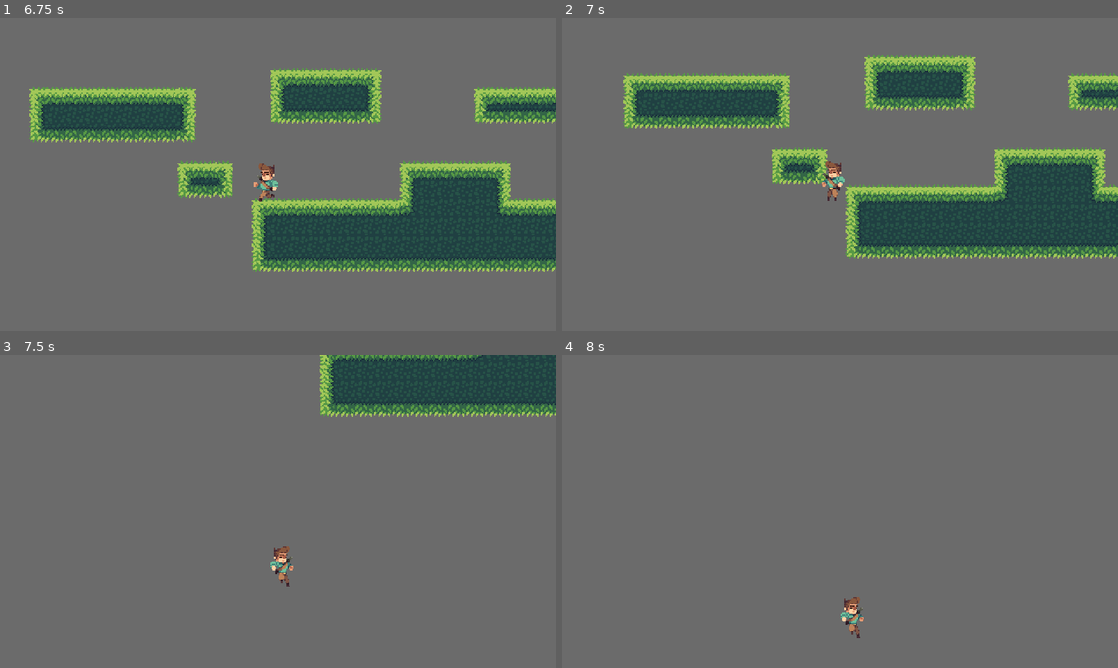
Above: before the commit, frames 1-4 (two rows, left to right).
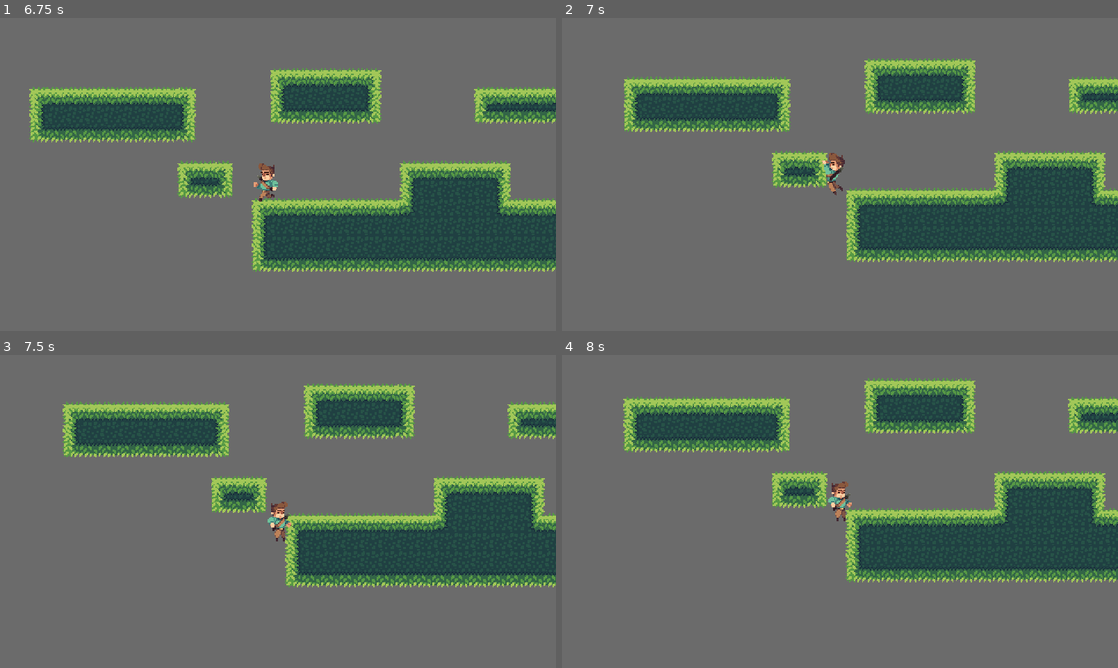
Above: after the commit, the same moments.

Repository: shofiq0023/godot-relic-collector
Game: Godot game, scene res://Scenes/Main.tscn
The game is run twice, just before and just after one commit, with the same random seed, the same clock (stepped at 60 frames per second) and the same inputs.
Inputs:
- Up to frame 1 (6.75 s): hold Space (jump) 0.53-1.28 s; hold Right (move_right) 0.53-2.03 s; tap Space (jump) at 1.35, 1.52, 1.82, 2.85, 3.02, 3.32, 4.35, 4.52, 4.82, 5.85, 6.02, 6.32 s; hold A (move_left) 2.03-2.78 s; hold Space (jump) 2.03-2.78 s; hold Right (move_right) 2.78-4.28 s; hold Space (jump) 3.53-4.28 s; hold A (move_left) 4.28-5.03 s; hold Right (move_right) 5.03-5.78 s; hold Space (jump) 5.03-5.78 s; hold A (move_left) from 5.78 s (still down); hold Space (jump) from 6.53 s (still down)
- Up to frame 2 (7 s): keep holding A (move_left); keep holding Space (jump)
- Up to frame 3 (7.5 s): release A (move_left) at 7.28 s; release Space (jump) at 7.28 s; hold Right (move_right) from 7.28 s (still down); tap Space (jump) at 7.35 s
- Up to frame 4 (8 s): keep holding Right (move_right); tap Space (jump) at 7.52, 7.82 s

Frame 1 is identical in both runs. In frame 2, 11% of the frame differs, in the area x 11-100%, y 11-78%; in frame 3, 30%, in the area x 11-100%, y 0-75%; in frame 4, 24%.

Commit message:
added ledge grab

Diff:
--- a/Scenes/Player.tscn
+++ b/Scenes/Player.tscn
@@ -262,3 +262,16 @@
 
 [node name="CollisionShape2D" type="CollisionShape2D" parent="."]
 shape = SubResource("CapsuleShape2D_qtlyc")
+
+[node name="RayUp" type="RayCast2D" parent="."]
+position = Vector2(0, -26)
+target_position = Vector2(14, 0)
+
+[node name="RayDwn" type="RayCast2D" parent="."]
+position = Vector2(0, -17)
+target_position = Vector2(14, 0)
+
+[node name="RayGround" type="RayCast2D" parent="."]
+target_position = Vector2(0, 28)
+
+[connection signal="animation_finished" from="AnimatedSprite2D" to="." method="_on_animated_sprite_2d_animation_finished"]
--- a/Scripts/Player.gd
+++ b/Scripts/Player.gd
@@ -1,48 +1,94 @@
 extends CharacterBody2D
 
 const gravity = 1000.0;
-var maxHorizontalSpeed = 120.0;
 const horizontalAcceleration = 1300;
 const jumpVelocity = -330.0;
 const lerpValue = -40;
 const jumpTerminationMultiplier = 3;
 
+var maxHorizontalSpeed = 120.0;
+var ledgeGrabbing = false;
+
+@onready var rayUp = $RayUp;
+@onready var rayDown = $RayDwn;
+@onready var rayGround = $RayGround;
+@onready var anim = $AnimatedSprite2D;
+@onready var coyoteTimer = $CoyoteTimer;
+
+
 func _physics_process(delta):
 	var moveVector = get_movement_vector();
 
-	# Character movement acceleration
+	## Character movement acceleration
 	velocity.x += moveVector.x * horizontalAcceleration * delta;
 
-	# linear interpolation
+	## linear interpolation
+	# Slowly decrease player's movement
 	if (moveVector.x == 0):
 		velocity.x = lerp(0.0, velocity.x, pow(2, lerpValue * delta));
 
+	# Limit player movement
 	velocity.x = clamp(velocity.x, -maxHorizontalSpeed, maxHorizontalSpeed);
 
-	# Character jump
-	if (moveVector.y < 0 && (is_on_floor() || !$CoyoteTimer.is_stopped())):
+	## Character jump
+	# Player will only jump if its on floor or coyoteTimer is active or grabing a ledge
+	if (moveVector.y < 0 && ((is_on_floor() || !coyoteTimer.is_stopped()) || ledgeGrabbing)):
 		velocity.y = jumpVelocity;
-		$CoyoteTimer.stop();
+		coyoteTimer.stop();
+		ledgeGrabbing = false;
+		rayDown.enabled = false;
 
-	# Jump termination acceleration
+	# Re-enable the ray cast after lading on ground
+	if (is_on_floor()):
+		rayDown.enabled = true;
+
+	## Jump termination acceleration
+	# Increase falling speed
 	if (velocity.y < 0 && !Input.is_action_pressed("jump")):
 		velocity.y += gravity * jumpTerminationMultiplier * delta;
+	elif (ledgeGrabbing):
+		# Pause player in mid-air
+		velocity.y = 0.0;
 	else:
 		velocity.y += gravity * delta;
+
+	handleLedgeDetection();
 
 	var was_on_floor = is_on_floor();
 	move_and_slide();
 
 	if (was_on_floor && !is_on_floor()):
-		$CoyoteTimer.start();
+		coyoteTimer.start();
 
 	update_animation();
+
 
 func get_movement_vector():
 	var moveVector = Vector2.ZERO;
 	moveVector.x = Input.get_action_strength("move_right") - Input.get_action_strength("move_left");
 	moveVector.y = -1 if Input.is_action_just_pressed("jump") else 0;
+
+	handleLdgDirection(moveVector.x);
+	handleLedgeDetection();
+
 	return moveVector;
+
+
+func handleLdgDirection(moveVector):
+	if moveVector > 0:
+		rayUp.target_position.x = abs(rayUp.target_position.x);
+		rayDown.target_position.x = abs(rayDown.target_position.x);
+	elif moveVector < 0:
+		rayUp.target_position.x = abs(rayUp.target_position.x) * -1;
+		rayDown.target_position.x = abs(rayDown.target_position.x) * -1;
+
+
+func handleLedgeDetection():
+	if (rayDown.is_colliding() && !rayUp.is_colliding() && !is_on_floor() && !rayGround.is_colliding()):
+		ledgeGrabbing = true;
+	else:
+		ledgeGrabbing = false;
+
 
 func update_animation():
 	var falling = false;
@@ -60,14 +106,21 @@
 		jumping = false;
 		falling = false;
 
-	if (!falling && !jumping && moveVector.x != 0):
-		$AnimatedSprite2D.play("run");
+	if (ledgeGrabbing):
+		anim.play("ledge_grab");
+		anim.animation_finished;
+	elif (!falling && !jumping && moveVector.x != 0):
+		anim.play("run");
 	elif (jumping && !falling):
-		$AnimatedSprite2D.play("jump");
-	elif (falling && !jumping):
-		$AnimatedSprite2D.play("fall");
+		anim.play("jump");
+	elif (falling && !jumping && !ledgeGrabbing):
+		anim.play("fall");
 	elif (!falling && !jumping && moveVector.x == 0):
-		$AnimatedSprite2D.play("idle");
+		anim.play("idle");
 
 	if (moveVector.x != 0):
-		$AnimatedSprite2D.flip_h = true if moveVector.x < 0 else false;
+		anim.flip_h = true if moveVector.x < 0 else false;
+
+func _on_animated_sprite_2d_animation_finished():
+	if (anim.animation == "ledge_grab"):
+		anim.frame = 5;
